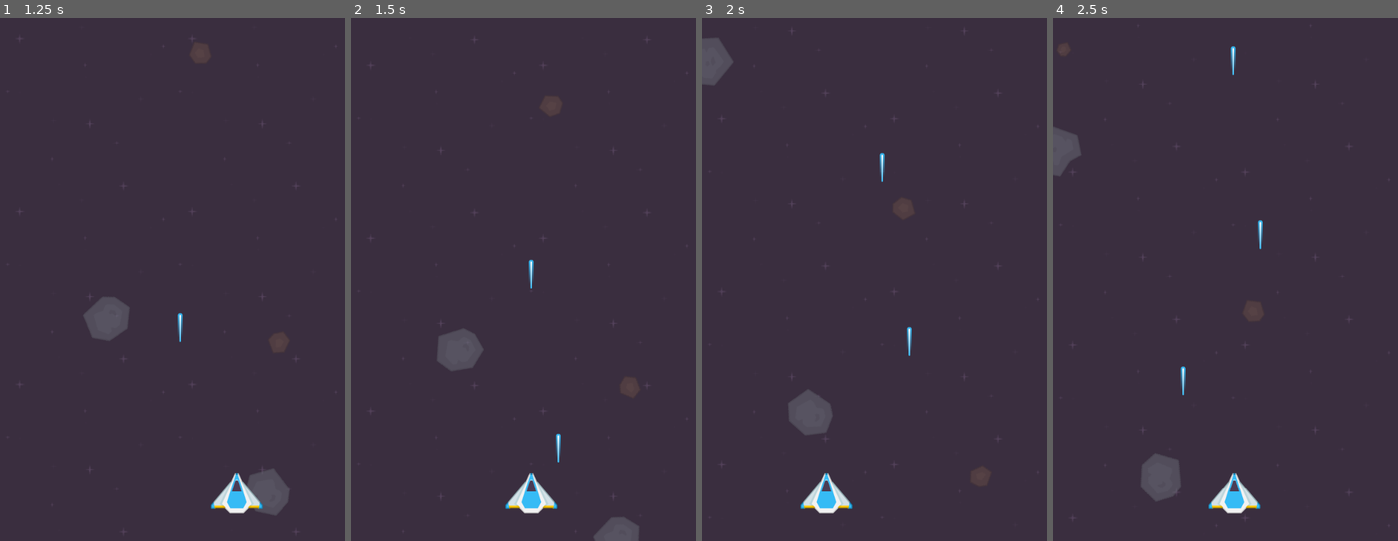
Above: before the commit, frames 1-4 (left to right).
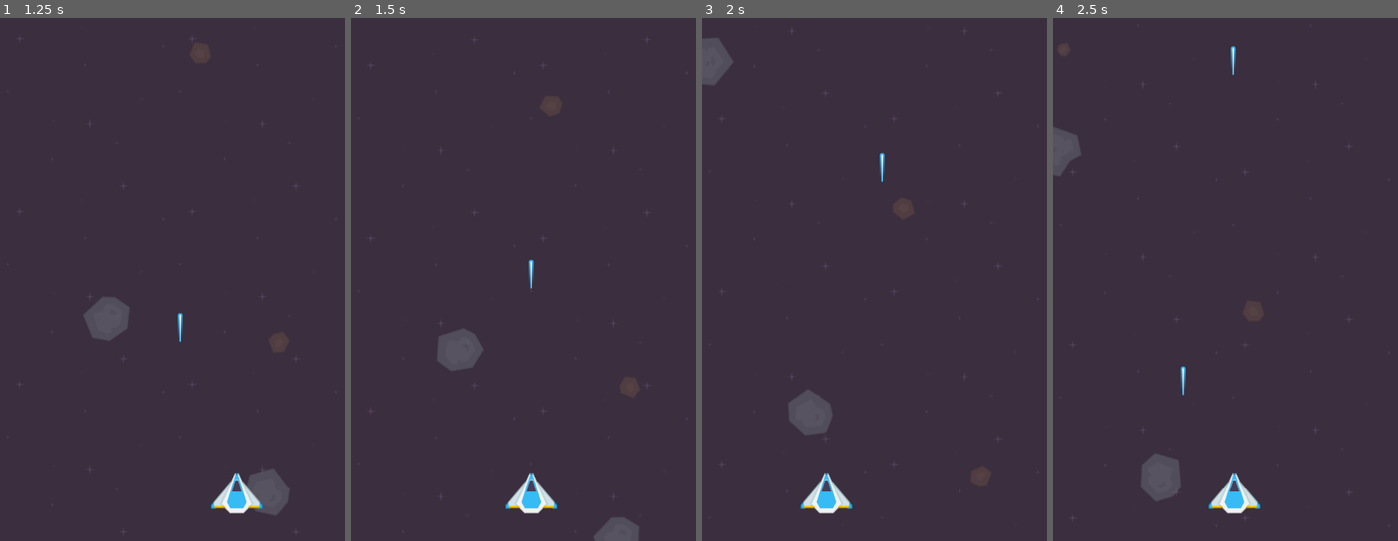
Above: after the commit, the same moments.

Repository: grabatui/godot-top-down-shooter-test
Game: Godot game, scene res://Scenes/world.tscn
Two runs of this game, one before a commit and one after it. Both use one fixed random seed, a clock stepped at 60 frames per second and the inputs below.
Inputs (mouse positions are in pixels of both pictures, inside the frame that each line leads up to):
- Up to frame 1 (1.25 s): move the mouse to (248, 253) at 0.52 s; press the mouse at (248, 253) at 0.53 s
- Up to frame 2 (1.5 s): move the mouse to (454, 305) at 1.27 s; release the mouse at (454, 305) at 1.28 s; click (454, 305) at 1.35 s
- Up to frame 3 (2 s): no input
- Up to frame 4 (2.5 s): move the mouse to (1260, 164) at 2.02 s; press the mouse at (1260, 164) at 2.03 s

Frame 1 is identical in both runs. In frame 2, less than 0.1% of the frame differs, in the area x 59-61%, y 79-85%; in frame 3, less than 0.1%, in the area x 59-61%, y 59-65%; in frame 4, less than 0.1%.

Commit message:
Shoot interval

Diff:
--- a/Scenes/player.tscn
+++ b/Scenes/player.tscn
@@ -16,3 +16,7 @@
 
 [node name="ShootMarker" type="Marker2D" parent="."]
 position = Vector2(0, -38)
+
+[node name="ShootTimer" type="Timer" parent="."]
+
+[connection signal="timeout" from="ShootTimer" to="." method="_on_shoot_timer_timeout"]
--- a/Scripts/Scenes/player.gd
+++ b/Scripts/Scenes/player.gd
@@ -4,21 +4,26 @@
 
 const INITIAL_SPEED = 150.0
 const INITIAL_LASER_SPEED = 400.0
+const INITIAL_SHOOT_SECONDS_INTERVAL = 1.3
 const ADDITIONAL_BORDER = 10.0
 
 
 @onready var player_sprite: Sprite2D = $PlayerShip3Blue
 @onready var shoot_marker: Marker2D = $ShootMarker
+@onready var shoot_timer: Timer = $ShootTimer
 
 
 @export var speed: float = INITIAL_SPEED
 @export var laser_speed: float = INITIAL_LASER_SPEED
+@export var shoot_seconds_interval: float = INITIAL_SHOOT_SECONDS_INTERVAL
 @export var laser_projectile: Texture
 
 
 var player_size: Vector2
 var left_border: float
 var right_border: float
+
+var shoot_wait: bool = false
 
 
 func _ready():
@@ -28,8 +33,10 @@
 
 
 func _process(_delta):
-	if Input.is_action_just_pressed('shoot'):
+	if Input.is_action_pressed('shoot') and not shoot_wait:
 		SignalsBus.player_shoot.emit(shoot_marker.global_position)
+
+		__start_shoot_timer()
 
 
 func _physics_process(delta):
@@ -42,3 +49,14 @@
 		velocity = Vector2.ZERO
 
 	move_and_slide()
+
+
+func __start_shoot_timer() -> void:
+	shoot_timer.wait_time = shoot_seconds_interval
+	shoot_timer.start()
+
+	shoot_wait = true
+
+
+func _on_shoot_timer_timeout():
+	shoot_wait = false
